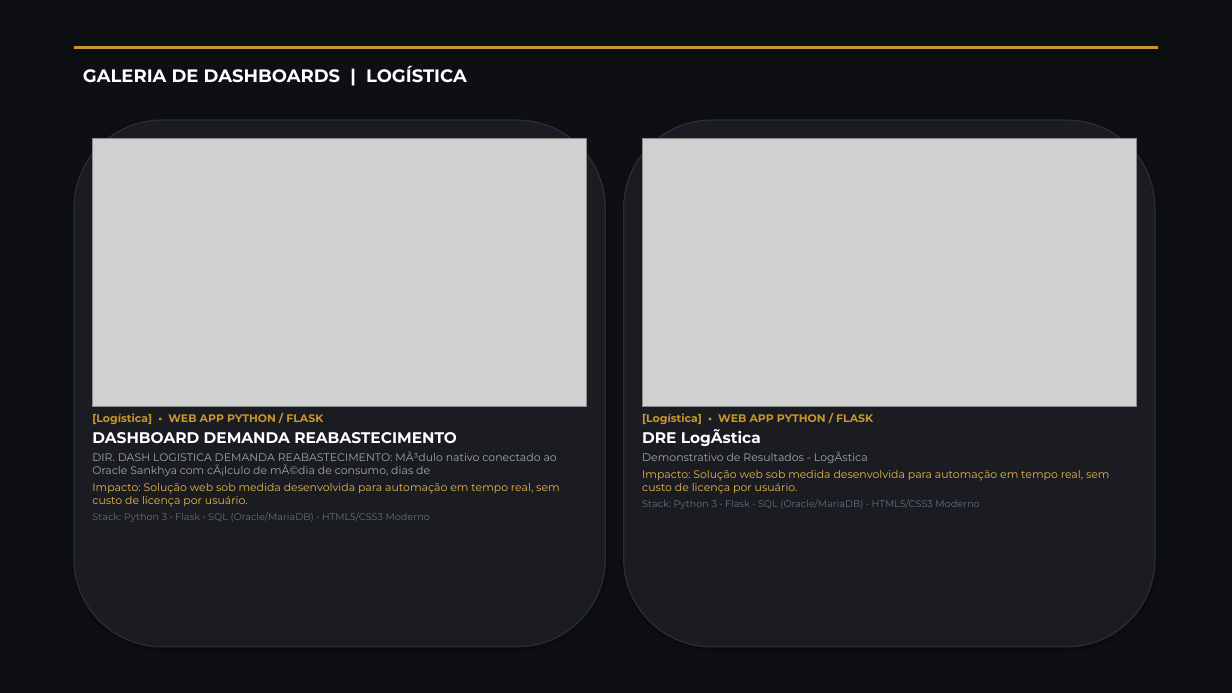
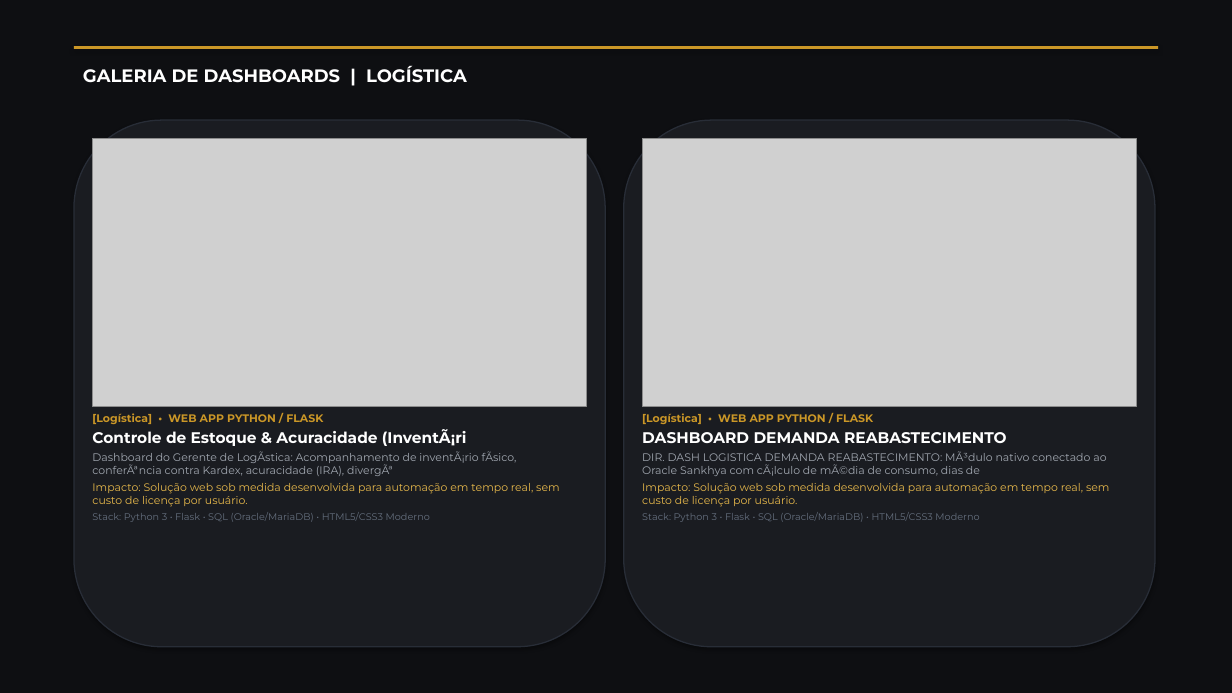
Before and after one commit to Sracm/portfolio-bi, a slide deck: slide 25 of Portfolio_Anderson_Mello_BI_Executive.pptx (slide 23 before the commit). Drawn at 1232x693 pixels with LibreOffice and Linux fonts; fonts in the diff are those of the drawing; grey boxes stand for pictures. Boxes give left, top, right and bottom in pixels: in the first picture for what was removed or moved away, otherwise in the second. Text is boxed around its words. In the diff, an @@ line names an element or a change of style, - is before the commit and + after.

```diff
--- a/Portfolio_Anderson_Mello_BI_Executive.pptx
+++ b/Portfolio_Anderson_Mello_BI_Executive.pptx
@@ text at bbox=[92, 429, 517, 476]: text changed @@
-DASHBOARD DEMANDA REABASTECIMENTO
-DIR. DASH LOGISTICA DEMANDA REABASTECIMENTO: MÃ³dulo nativo conectado ao Oracle Sankhya com cÃ¡lculo de mÃ©dia de consumo, dias de
+Controle de Estoque & Acuracidade (InventÃ¡ri
+Dashboard do Gerente de LogÃstica: Acompanhamento de inventÃ¡rio fÃsico, conferÃªncia contra Kardex, acuracidade (IRA), divergÃª
@@ text at bbox=[642, 432, 1106, 476]: text changed @@
-DRE LogÃstica
-Demonstrativo de Resultados - LogÃstica
+DASHBOARD DEMANDA REABASTECIMENTO
+DIR. DASH LOGISTICA DEMANDA REABASTECIMENTO: MÃ³dulo nativo conectado ao Oracle Sankhya com cÃ¡lculo de mÃ©dia de consumo, dias de
```
Also in this commit, not shown: 28 other slides changed, 3 slides added, 11 other files.
